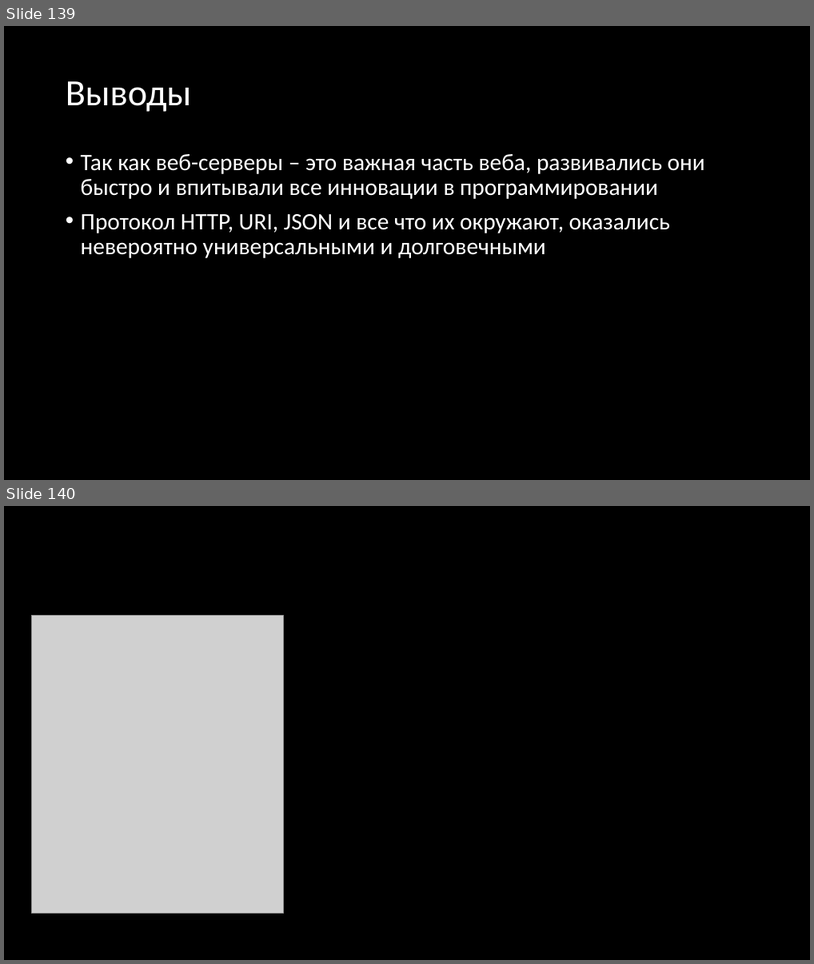
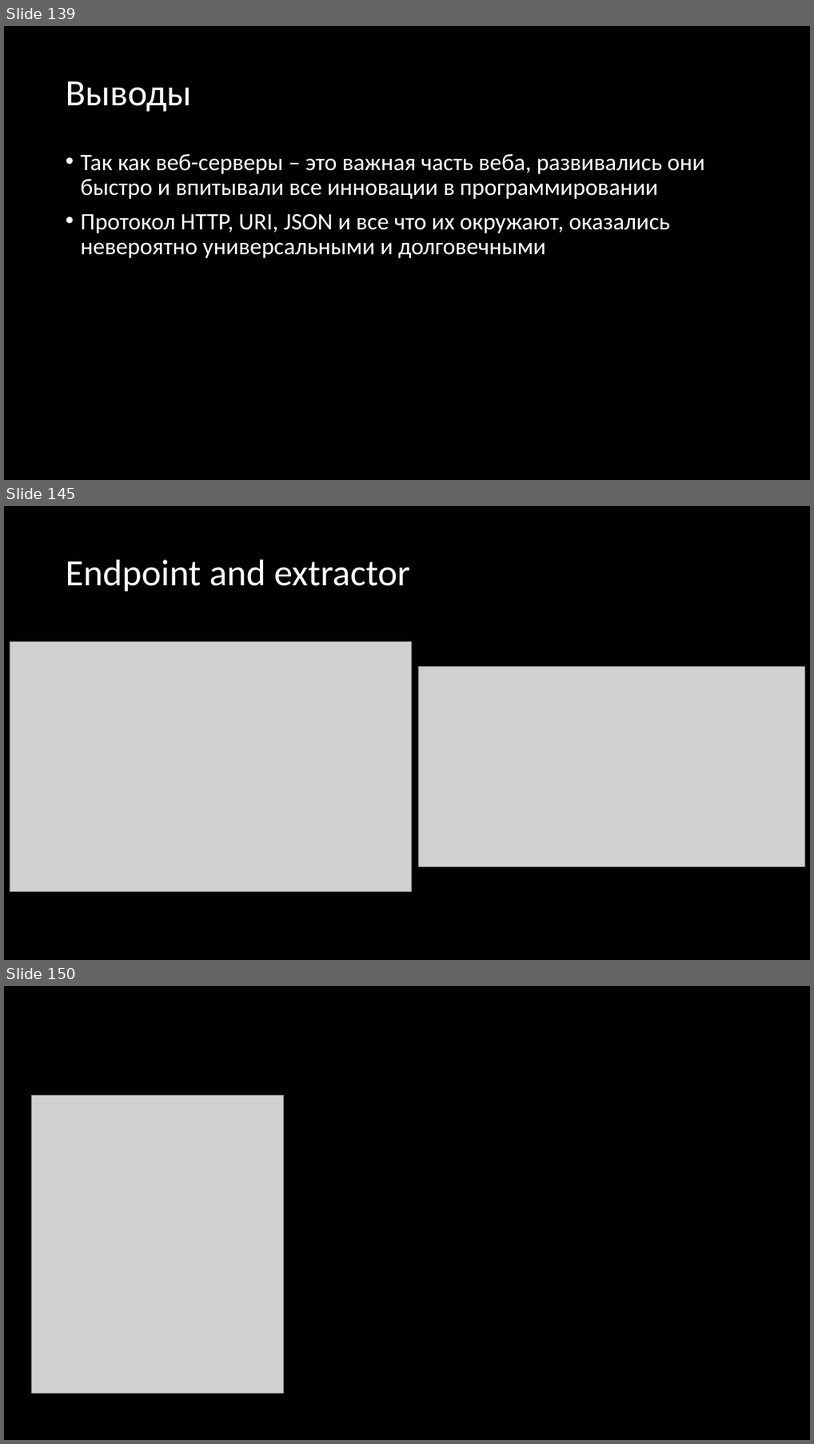
Before and after one commit to Gordon01/learn-rust, a slide deck: keynotes/Rust 2024.pptx. Shown one above the other, each under a label of ours: slides 139 and 140 before the commit, slides 139, 145 and 150 after it; the slides between them are not shown. The pictures are 814x964 and 814x1444 pixels, drawn with LibreOffice and Linux fonts; fonts in the diff are those of the drawing; grey boxes stand for pictures. Boxes give left, top, right and bottom in pixels: in the first picture for what was removed or moved away, otherwise in the second. Text is boxed around its words. In the diff, an @@ line names an element or a change of style, - is before the commit and + after.

```diff
--- a/keynotes/Rust 2024.pptx
+++ b/keynotes/Rust 2024.pptx
@@ slide 145 added at [4,506,810,960], background #000000 @@
@@ title added at [66,560,410,592], 44 pt, text #FFFFFF @@
+Endpoint and extractor
@@ picture added at [10,641,412,891] @@
@@ picture added at [418,666,805,866] @@
@@ what was slide 140 is now slide 150 @@
```
Also in this commit, not shown: 1 slide changed, 9 other slides added.
